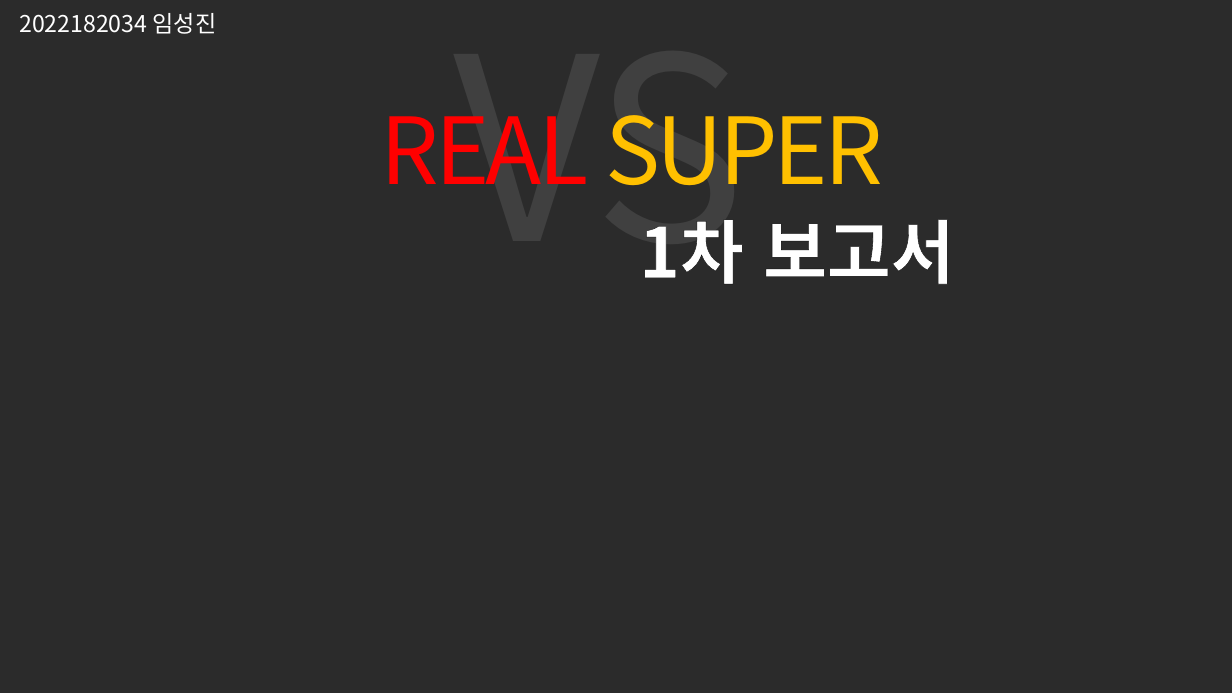
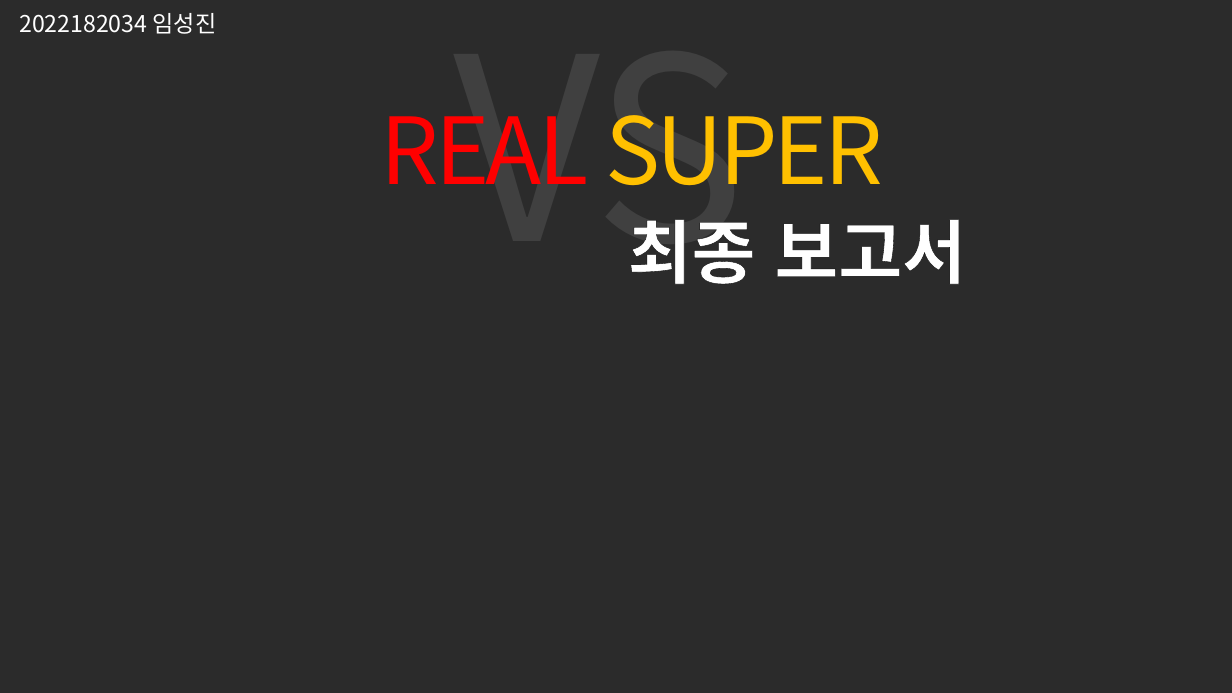
Before and after one commit to FakeZero00/2DGP-Project, a slide deck: slide 1 of 2022182034 임성진 REAL_VS_SUPER_최종 보고서(2차 발표).pptx. Drawn at 1232x693 pixels with LibreOffice and Linux fonts; fonts in the diff are those of the drawing; background and template pictures are left out; a plain dark background stands for a picture behind light text. Boxes give left, top, right and bottom in pixels: in the first picture for what was removed or moved away, otherwise in the second. Text is boxed around its words. In the diff, an @@ line names an element or a change of style, - is before the commit and + after.

```diff
--- a/2022182034 임성진 REAL_VS_SUPER_최종 보고서(2차 발표).pptx
+++ b/2022182034 임성진 REAL_VS_SUPER_최종 보고서(2차 발표).pptx
@@ text at (628,220,966,284): text changed @@
-1차 보고서
+최종 보고서
```
Also in this commit, not shown: 1 other slide changed, 1 other file.
